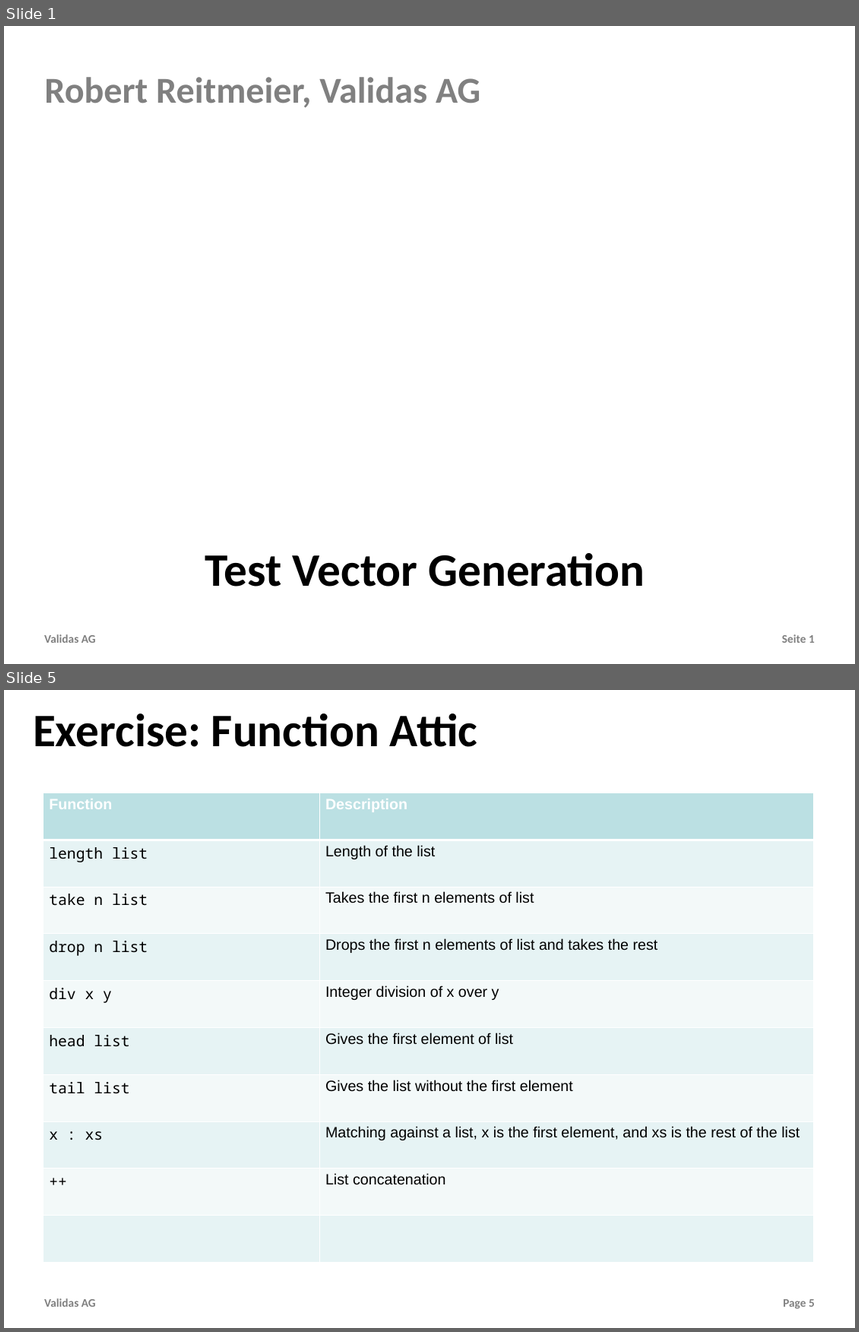
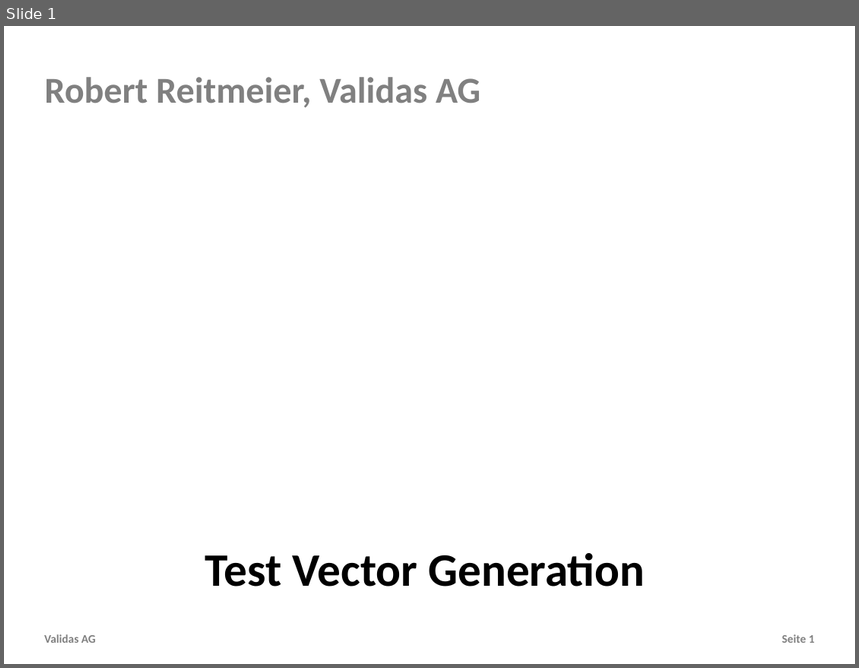
Before and after one commit to theoremprover/tvg, a slide deck: Vortraege/TestVectorGenerator.pptx. Shown one above the other, each under a label of ours: slides 1 and 5 before the commit, slide 1 after it; the slides between them are not shown. The pictures are 859x1332 and 859x668 pixels, drawn with LibreOffice and Linux fonts; fonts in the diff are those of the drawing; background and template pictures are left out. Boxes give left, top, right and bottom in pixels: in the first picture for what was removed or moved away, otherwise in the second. Text is boxed around its words. In the diff, an @@ line names an element or a change of style, - is before the commit and + after.

```diff
--- a/Vortraege/TestVectorGenerator.pptx
+++ b/Vortraege/TestVectorGenerator.pptx
@@ slide 5 removed at (4,690,855,1328), background #FFFFFF; not listed: 1 template element that a slide beside it also shows @@
@@ title removed at (33,714,478,747) @@
-Exercise: Function Attic
@@ table removed at (43,793,814,1274), 10 rows, 2 columns @@
-Function | Description
-length list | Length of the list
-take n list | Takes the first n elements of list
-drop n list | Drops the first n elements of list and takes the rest
-div x y | Integer division of x over y
-head list | Gives the first element of list
-tail list | Gives the list without the first element
-x : xs | Matching against a list, x is the first element, and xs is the rest of the list
-++ | List concatenation
- | 
@@ page number removed at (783,1300,815,1309) @@
-Page 5
```
Also in this commit, not shown: 3 slides changed, 2 slides added, 1 other slide removed, 1 other file.
